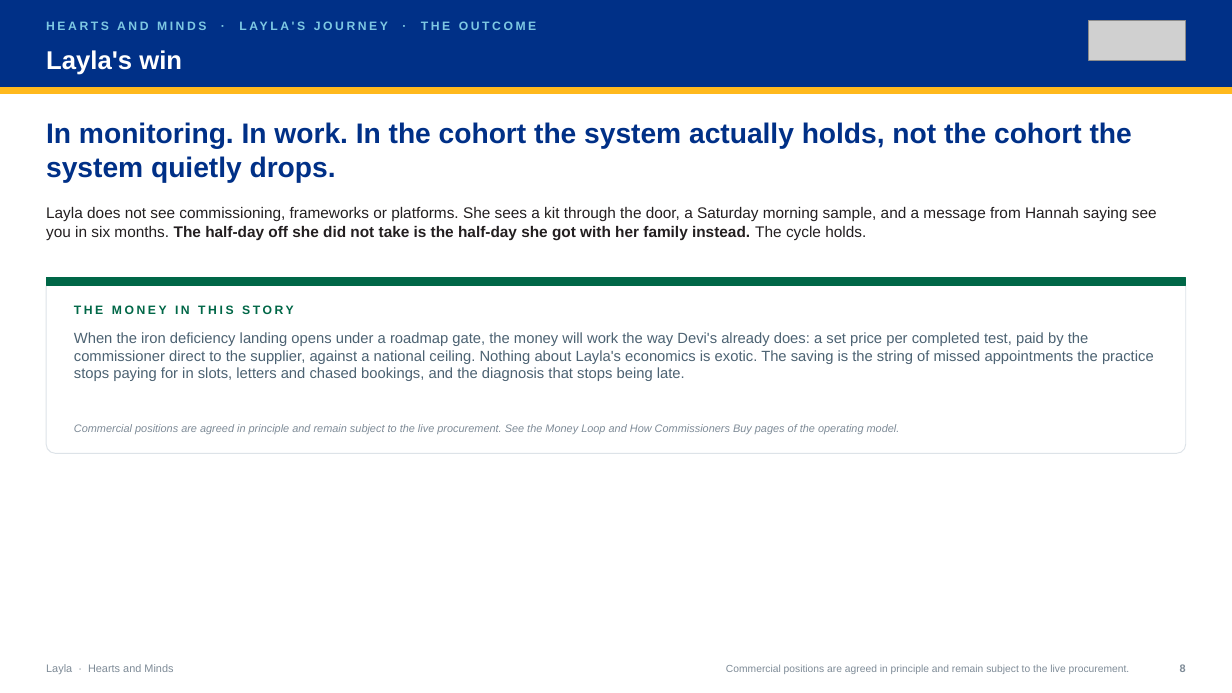
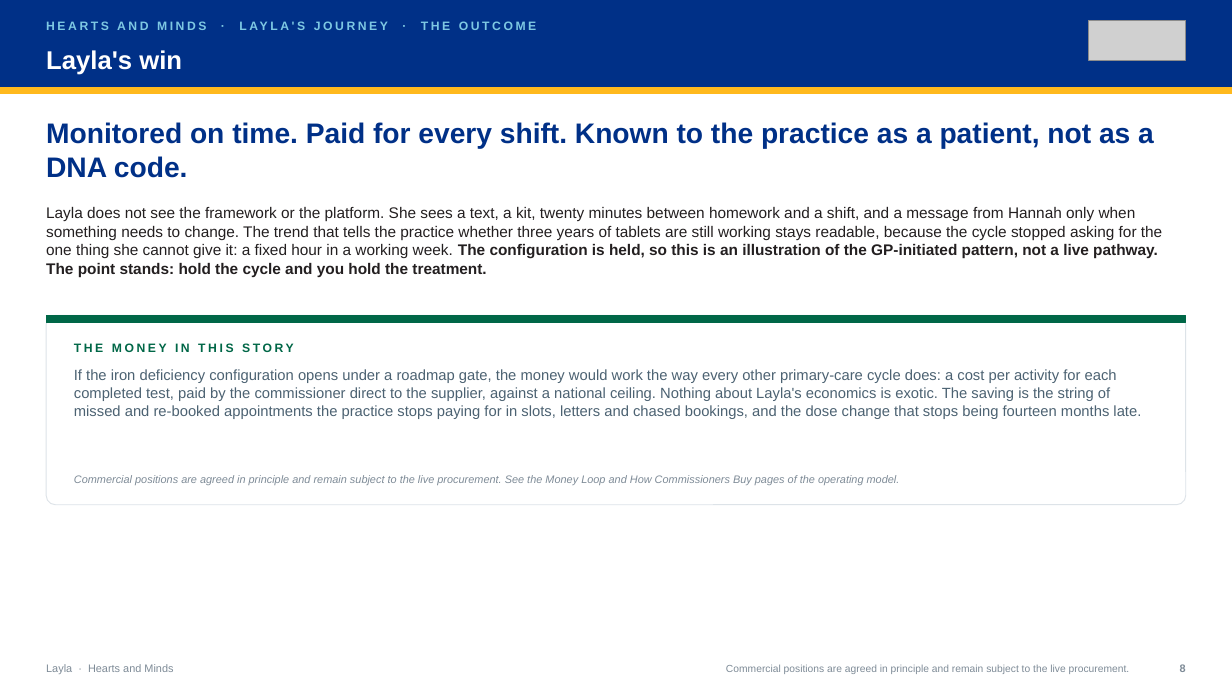
Before and after one commit to ScottEason1967/dtx-ecosystem, a slide deck: slide 8 of hearts-and-minds/journey-decks/hm-journey-layla-v1.pptx. Drawn at 1232x693 pixels with LibreOffice and Linux fonts; fonts in the diff are those of the drawing; grey boxes stand for pictures. Boxes give left, top, right and bottom in pixels: in the first picture for what was removed or moved away, otherwise in the second. Text is boxed around its words. In the diff, an @@ line names an element or a change of style, - is before the commit and + after.

```diff
--- a/hearts-and-minds/journey-decks/hm-journey-layla-v1.pptx
+++ b/hearts-and-minds/journey-decks/hm-journey-layla-v1.pptx
@@ text at <box>46,122,1154,178</box>: text changed @@
-In monitoring. In work. In the cohort the system actually holds, not the cohort the system quietly drops.
+Monitored on time. Paid for every shift. Known to the practice as a patient, not as a DNA code.
@@ text at <box>46,207,1162,277</box>: text changed @@
-Layla does not see commissioning, frameworks or platforms. She sees a kit through the door, a Saturday morning sample, and a message from Hannah saying see you in six months. The half-day off she did not take is the half-day she got with her family instead. The cycle holds.
+Layla does not see the framework or the platform. She sees a text, a kit, twenty minutes between homework and a shift, and a message from Hannah only when something needs to change. The trend that tells the practice whether three years of tablets are still working stays readable, because the cycle stopped asking for the one thing she cannot give it: a fixed hour in a working week. The configuration is held, so this is an illustration of the GP-initiated pattern, not a live pathway. The point stands: hold the cycle and you hold the treatment.
@@ rectangle: place and size @@
-rectangle at <box>46,278,1186,286</box>
+rectangle at <box>46,315,1186,323</box>
@@ rounded rectangle: place and size @@
-rounded rectangle at <box>46,278,1186,454</box>
+rounded rectangle at <box>46,315,1186,505</box>
@@ rounded rectangle at <box>46,315,1186,505</box>: proportions changed @@
@@ text "THE MONEY IN THIS STORY": place and size @@
-text "THE MONEY IN THIS STORY" at <box>74,305,293,314</box>
+text "THE MONEY IN THIS STORY" at <box>74,343,293,352</box>
@@ text at <box>74,369,1141,419</box>: text changed @@
-When the iron deficiency landing opens under a roadmap gate, the money will work the way Devi's already does: a set price per completed test, paid by the commissioner direct to the supplier, against a national ceiling. Nothing about Layla's economics is exotic. The saving is the string of missed appointments the practice stops paying for in slots, letters and chased bookings, and the diagnosis that stops being late.
+If the iron deficiency configuration opens under a roadmap gate, the money would work the way every other primary-care cycle does: a cost per activity for each completed test, paid by the commissioner direct to the supplier, against a national ceiling. Nothing about Layla's economics is exotic. The saving is the string of missed and re-booked appointments the practice stops paying for in slots, letters and chased bookings, and the dose change that stops being fourteen months late.
@@ text "Commercial positions are agreed in ...": place and size @@
-text "Commercial positions are agreed in ..." at <box>74,424,900,434</box>
+text "Commercial positions are agreed in ..." at <box>74,475,900,485</box>
```
Also in this commit, not shown: 7 other slides changed, 25 other files.
